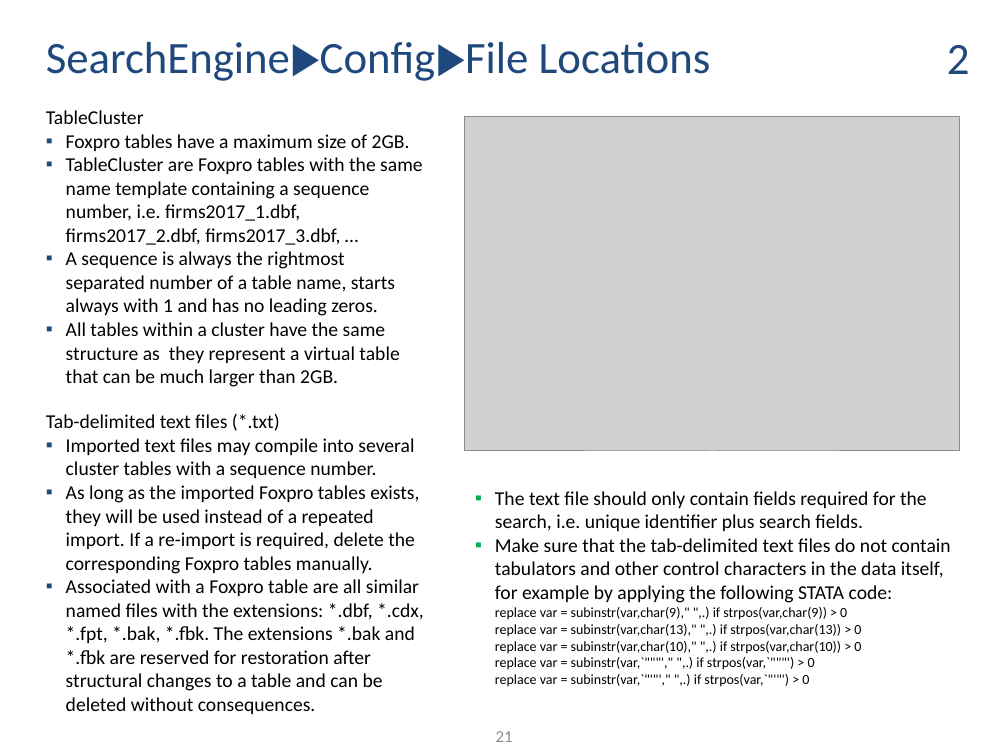
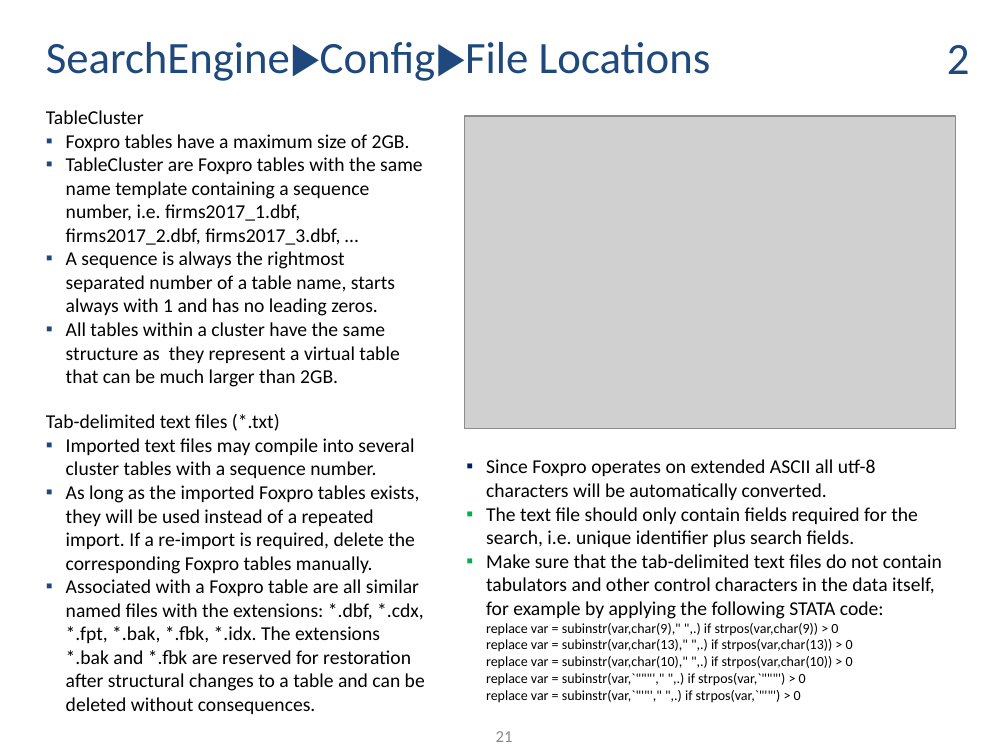
Before and after one commit to ThorstenDoherr/searchengine, a slide deck: slide 21 of doc/Manual.pptx. Drawn at 1008x756 pixels with LibreOffice and Linux fonts; fonts in the diff are those of the drawing; grey boxes stand for pictures. Boxes give left, top, right and bottom in pixels: in the first picture for what was removed or moved away, otherwise in the second. Text is boxed around its words. In the diff, an @@ line names an element or a change of style, - is before the commit and + after.

```diff
--- a/doc/Manual.pptx
+++ b/doc/Manual.pptx
@@ picture: place and size @@
-picture at <box>465,116,961,451</box>
+picture at <box>465,116,957,428</box>
@@ text "Since Foxpro operates on extended ...": place and size @@
-text "Since Foxpro operates on extended ..." at <box>495,491,951,687</box>
+text "Since Foxpro operates on extended ..." at <box>486,459,942,703</box>
@@ text at <box>486,459,876,500</box>: paragraph added @@
+  ▪ Since Foxpro operates on extended ASCII all utf-8 characters will be automatically converted.
@@ text at <box>66,579,425,714</box>: text changed @@
-  ▪ Associated with a Foxpro table are all similar named files with the extensions: *.dbf, *.cdx, *.fpt, *.bak, *.fbk. The extensions *.bak and *.fbk are reserved for restoration after structural changes to a table and can be deleted without consequences.
+  ▪ Associated with a Foxpro table are all similar named files with the extensions: *.dbf, *.cdx, *.fpt, *.bak, *.fbk, *.idx. The extensions *.bak and *.fbk are reserved for restoration after structural changes to a table and can be deleted without consequences.
```
Also in this commit, not shown: 8 other slides changed, 1 other file.
